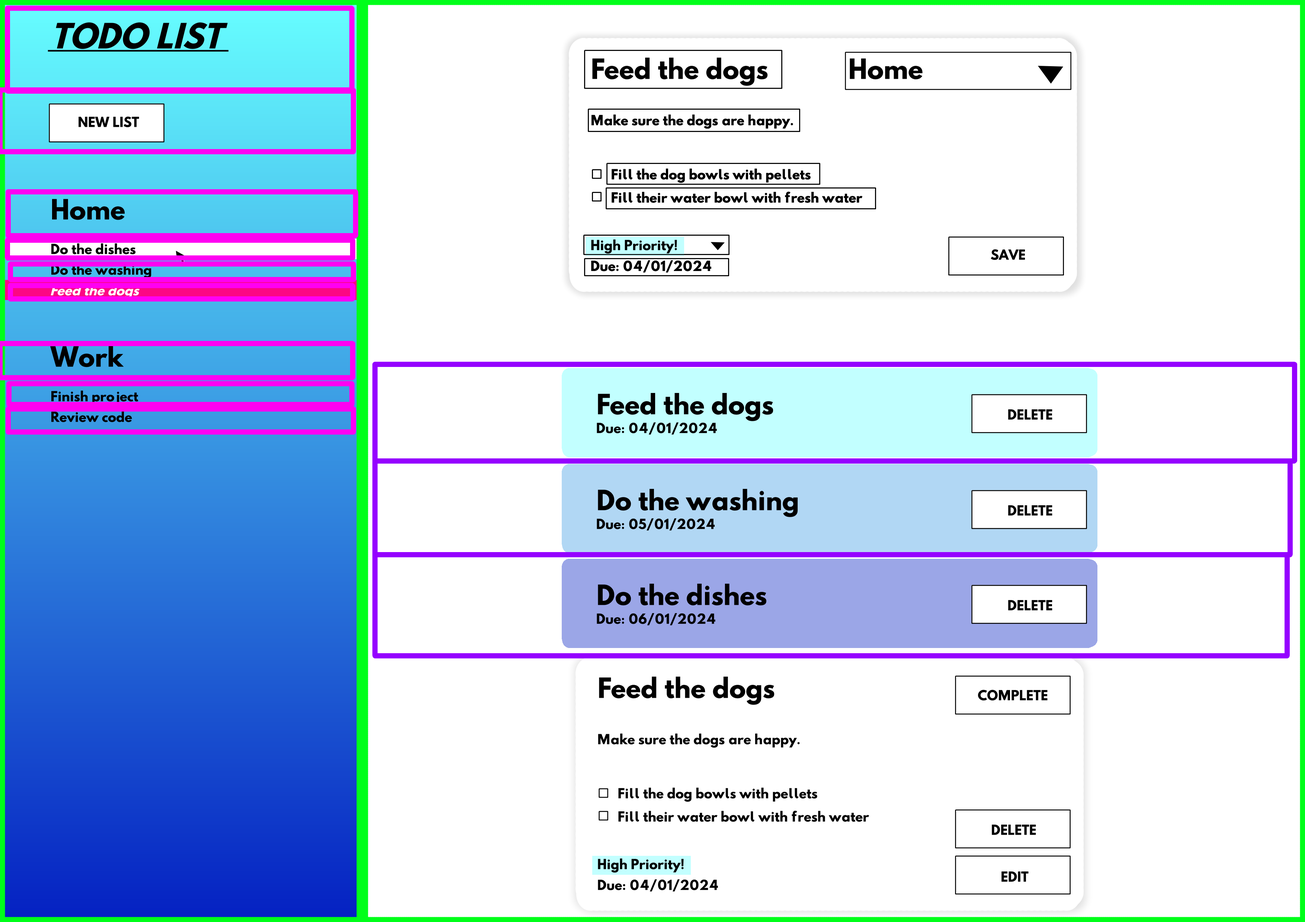
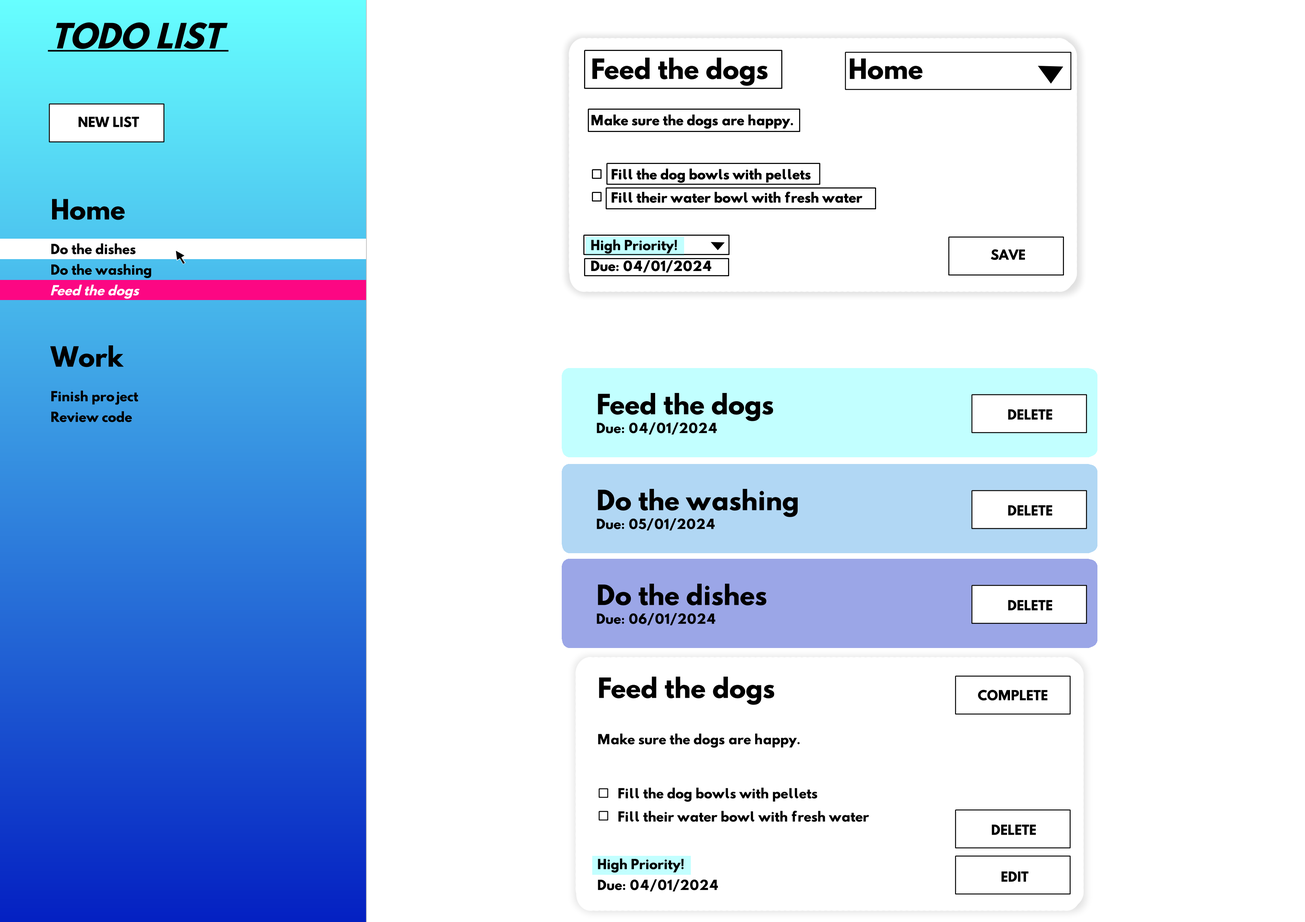
Before/after of a (1305, 922) layered artwork. What changed in the layer stack:
hid "layout", painted on it over [0, 0, 1305, 922]
painted on "Paint Layer 9" (1st of 3, in "todo" › "todo overview card") over [544, 361, 1116, 464]
painted on "Paint Layer 9" (3rd of 3, in "todo" › "Copy of todo overview card") over [544, 552, 1116, 659]
painted on "Paint Layer 6" (3rd of 3, in "todo" › "todo card") over [558, 653, 1107, 922]
painted on "Paint Layer 5" (3rd of 3, in "todo" › "todo card") over [557, 653, 1106, 922]
painted on "Copy of Paint Layer 2" over [0, 220, 369, 269]
painted on "Paint Layer 4" over [0, 261, 369, 310]
painted on "Paint Layer 1" over [0, 0, 381, 922]
